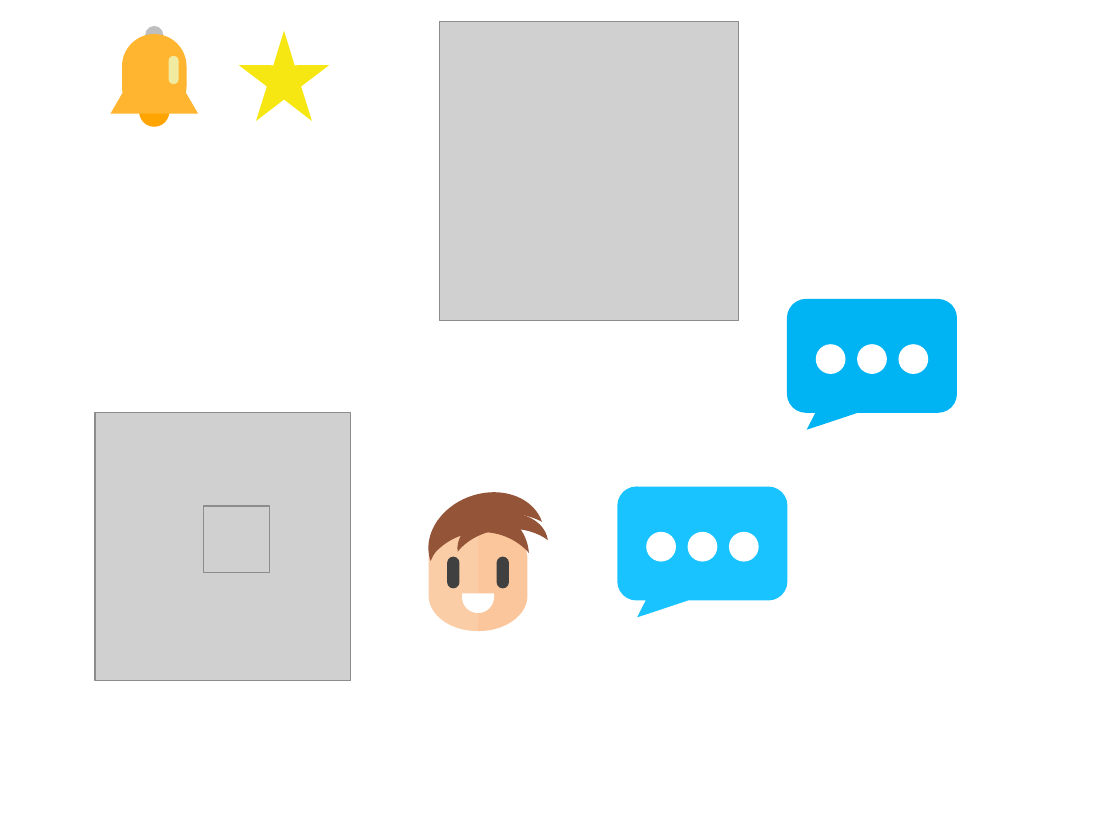
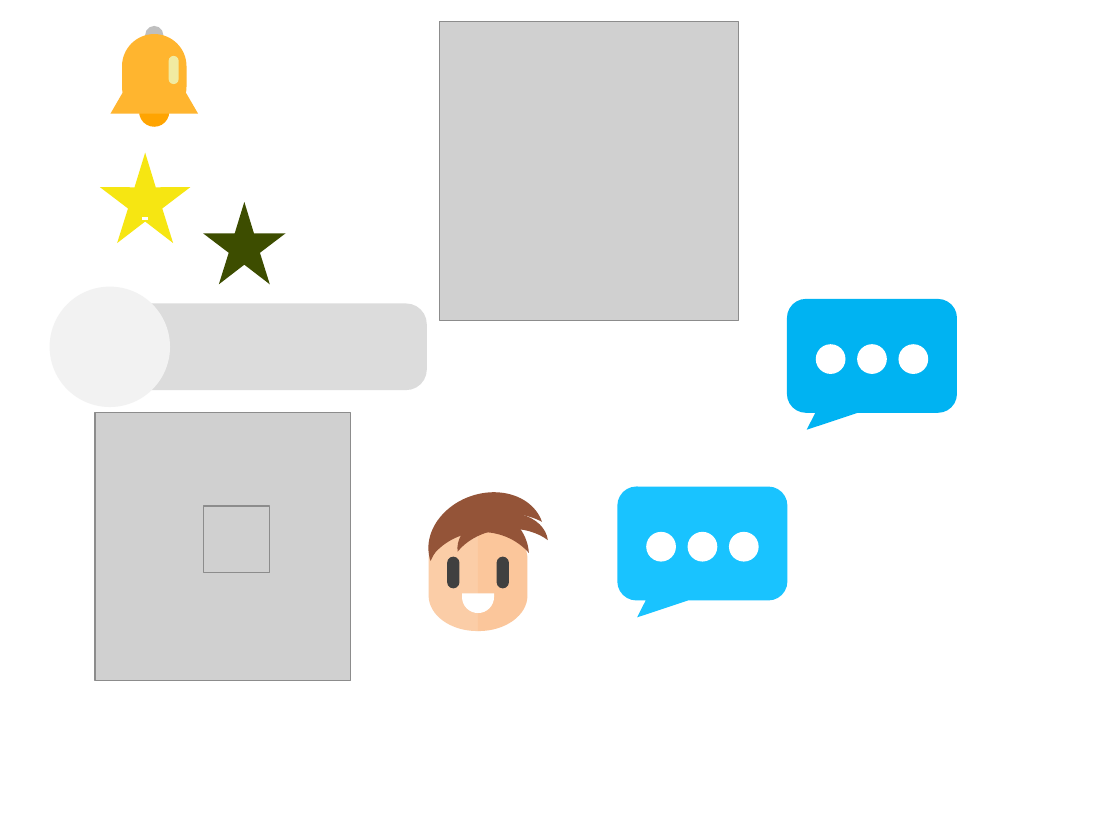
Before and after one commit to pedrogmo/projetopp2, a slide deck: slide 2 of slide/Icons.pptx. Drawn at 1120x840 pixels with LibreOffice and Linux fonts; fonts in the diff are those of the drawing; grey boxes stand for pictures. Boxes give left, top, right and bottom in pixels: in the first picture for what was removed or moved away, otherwise in the second. Text is boxed around its words. In the diff, an @@ line names an element or a change of style, - is before the commit and + after.

Commit message:
Icons

```diff
--- a/slide/Icons.pptx
+++ b/slide/Icons.pptx
@@ star: place and size @@
-star at bbox=[239, 30, 329, 121]
+star at bbox=[100, 152, 190, 243]
@@ star added at bbox=[203, 202, 286, 284], fill #3D4D00 @@
@@ ellipse added at bbox=[49, 287, 170, 408], fill #F2F2F2 @@
@@ rounded rectangle added at bbox=[122, 304, 427, 390], fill #DCDCDC @@
```
